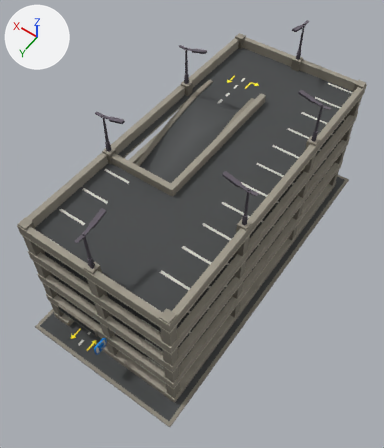
A saved change to the glTF model game/assets/landside/tc_parking_2a.glb.
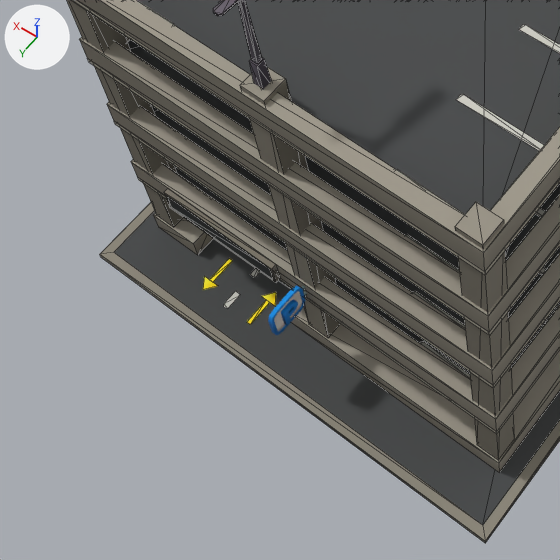
Each version appears first whole from a 50 mm lens placed at (-26.6, 41.7, 69.0), pointed at (-0.8, 5.5, 12.2), and next in a close-up on the part from 0% to 51% of the width and 53% to 97% of the height. The lights are fixed; the arrows at upper left show +X, +Y and +Z. The first two pictures are the older version. The close-ups show mesh edges as thin lines. Where no turn or scale is listed for an object, it has been applied to the vertices.

In view in the first close-up: 'Parking_1B_Logo', 'Parking_2A'.
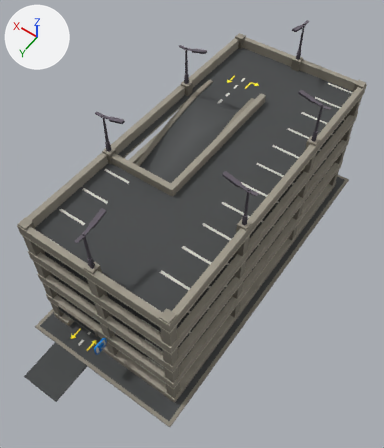
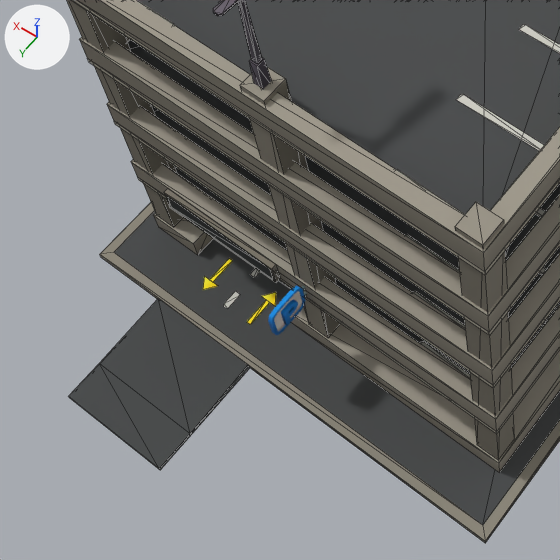
Edits to the bpy script that builds the scene:
```text
Add me_parking_2a_apron:
    me_parking_2a_apron.from_pydata(...)  # 10 vertices, 12 faces; spans x 2.05..7.95, y 26.0..32.0, z -0.1..0.3
    me_parking_2a_apron.materials.append(mat_tc_building_17a_d)  # picture img_tc_building_17a_d
Add ob_parking_2a_apron:
    ob_parking_2a_apron = bpy.data.objects.new('Parking_2A_Apron', me_parking_2a_apron)
    ob_parking_2a_apron.location = (0.0, 0.0, 0.0)
```

Boxes [x1, y1, x2, y2] around the edits, measured in the close-ups (560 x 560 px):
'Parking_2A_Apron', added
    after: [69, 298, 249, 470]
